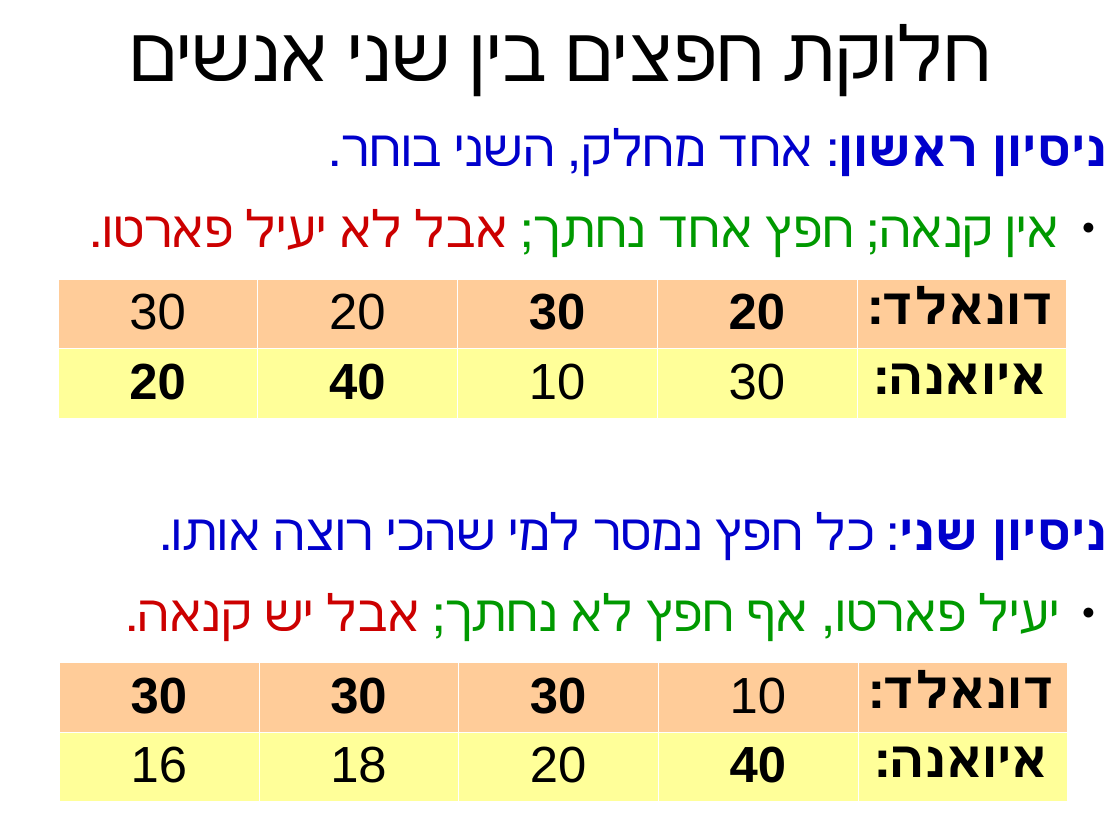
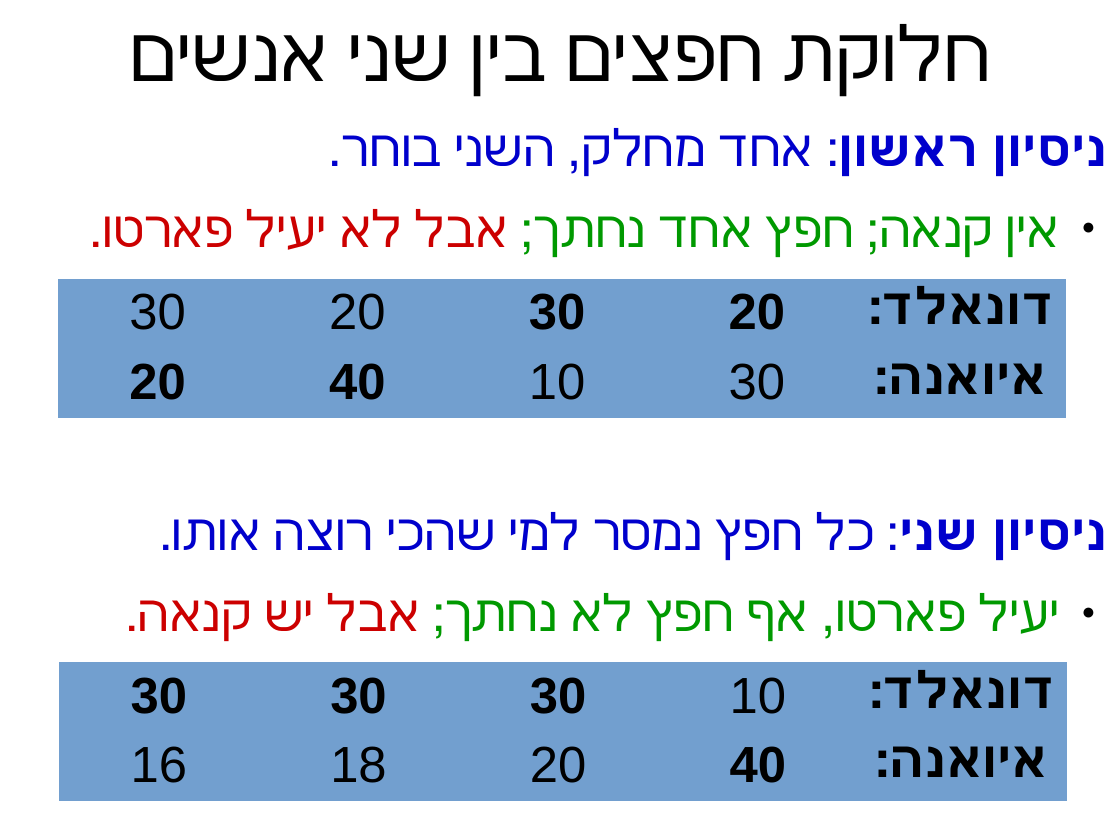
Before and after one commit to erelsgl-at-ariel/algorithms-5780, a slide deck: slide 4 of 04-item-allocation/slides-2-minimize-sharing.odp. Drawn at 1120x840 pixels with LibreOffice and Linux fonts; fonts in the diff are those of the drawing. Boxes give left, top, right and bottom in pixels: in the first picture for what was removed or moved away, otherwise in the second. Text is boxed around its words. In the diff, an @@ line names an element or a change of style, - is before the commit and + after.

```diff
--- a/04-item-allocation/slides-2-minimize-sharing.odp
+++ b/04-item-allocation/slides-2-minimize-sharing.odp
@@ table at box(58, 278, 1068, 418) @@
@@ fill #FFCC99 to #729FCF in row 1 @@
@@ fill #FFFF99 to #729FCF in row 2 @@
@@ borders changed @@
@@ table at box(59, 663, 1069, 802) @@
@@ fill #FFCC99 to #729FCF in row 1 @@
@@ fill #FFFF99 to #729FCF in row 2 @@
@@ borders changed @@
```
Also in this commit, not shown: 2 other slides changed, 2 slides added, 1 slide removed, 40 other files.
